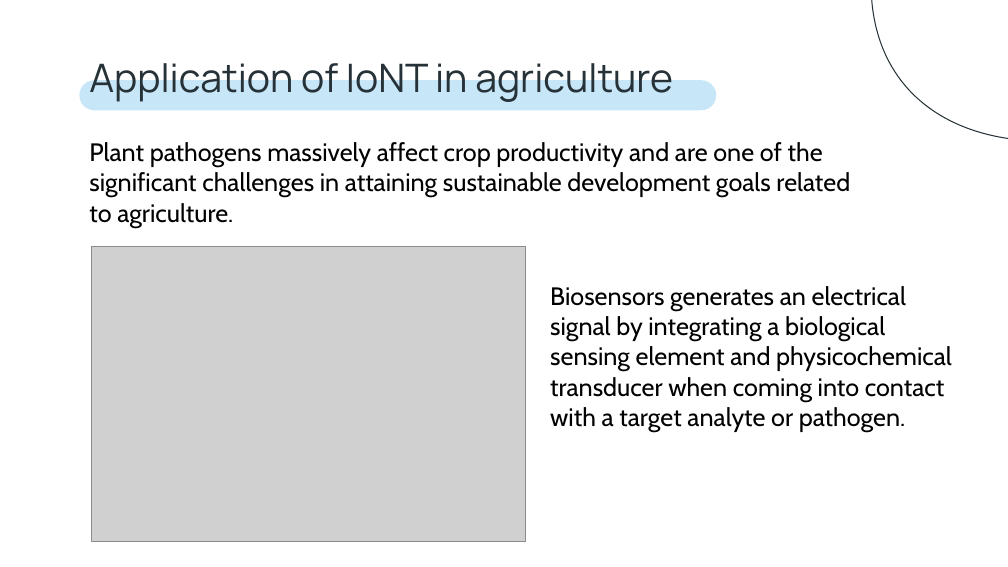
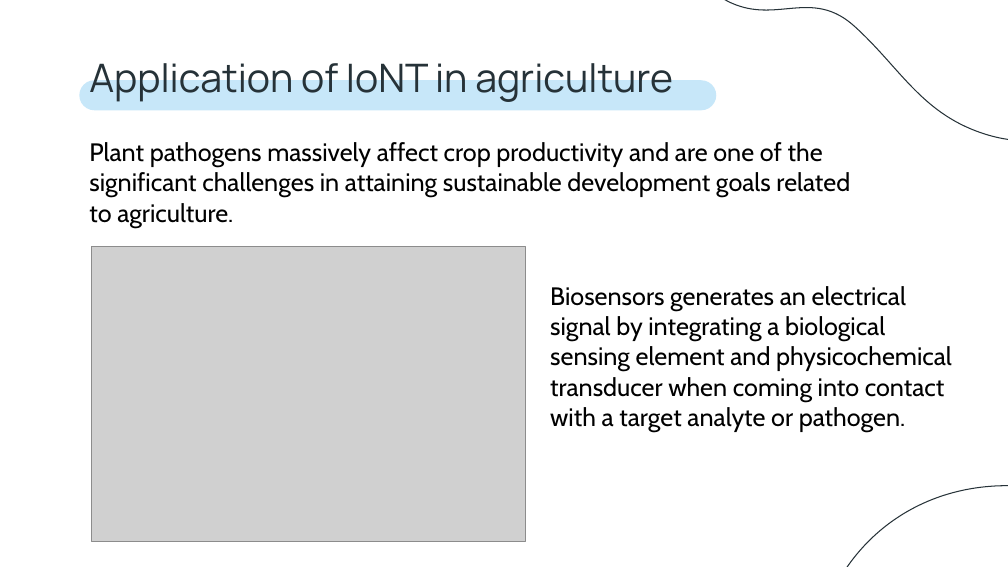
Before and after one commit to Borgna02/FLORA, a slide deck: slide 4 of calogero/presentation_with_style.pptx. Drawn at 1008x567 pixels with LibreOffice and Linux fonts; fonts in the diff are those of the drawing; grey boxes stand for pictures. Boxes give left, top, right and bottom in pixels: in the first picture for what was removed or moved away, otherwise in the second. Text is boxed around its words. In the diff, an @@ line names an element or a change of style, - is before the commit and + after.

Commit message:
small graphic slide update

```diff
--- a/calogero/presentation_with_style.pptx
+++ b/calogero/presentation_with_style.pptx
@@ freeform shape at (651, 0, 1008, 244): rotation 0 to 225 degrees; outline redrawn @@
@@ freeform shape added at (769, 380, 1008, 567), outline #263238 0.75 pt @@
```
